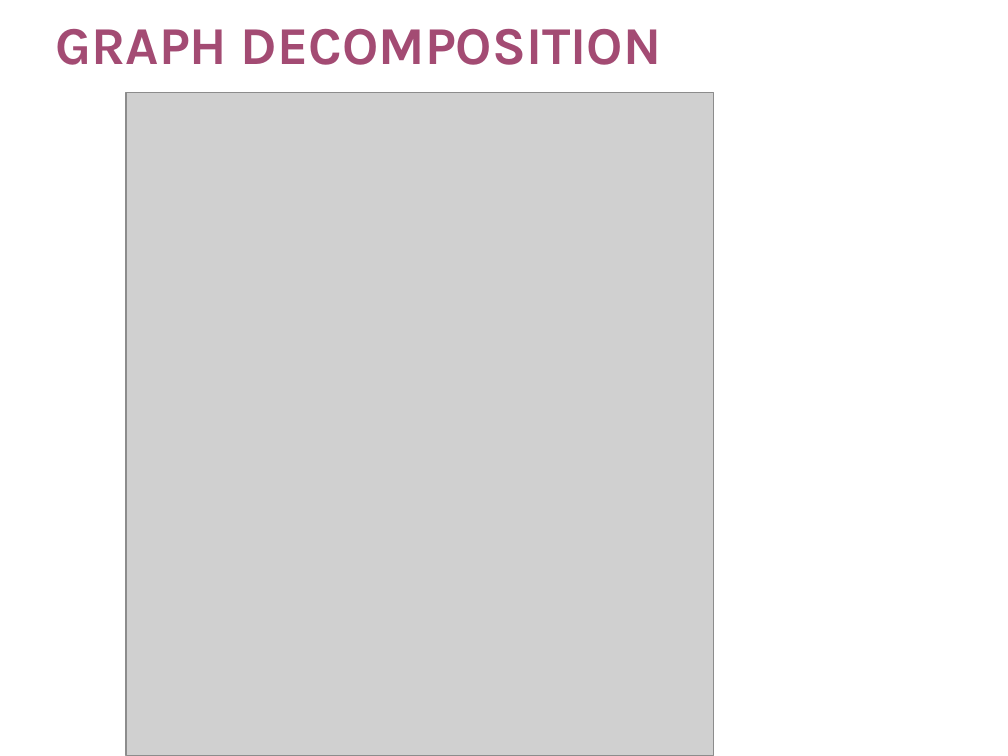
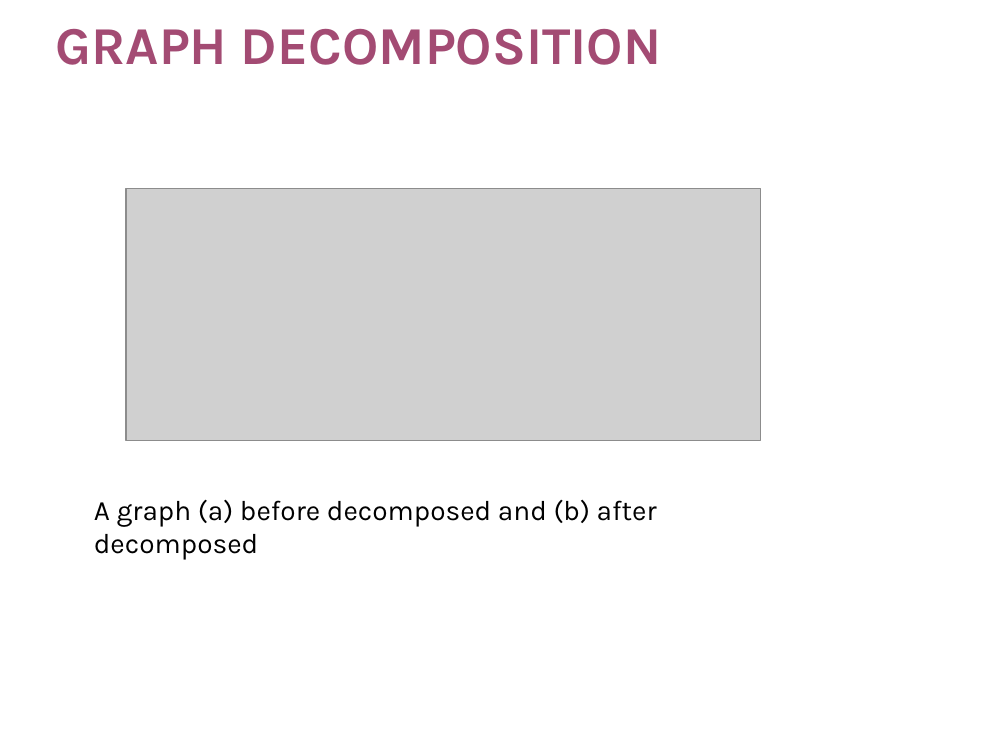
Before and after one commit to diagnoza/develop-, a slide deck: slide 7 of Project1-1/Phase3/Presentation-Phase3.pptx. Drawn at 1008x756 pixels with LibreOffice and Linux fonts; fonts in the diff are those of the drawing; grey boxes stand for pictures; background and template pictures are left out. Boxes give left, top, right and bottom in pixels: in the first picture for what was removed or moved away, otherwise in the second. Text is boxed around its words. In the diff, an @@ line names an element or a change of style, - is before the commit and + after.

```diff
--- a/Project1-1/Phase3/Presentation-Phase3.pptx
+++ b/Project1-1/Phase3/Presentation-Phase3.pptx
@@ picture removed at bbox=[126, 93, 714, 756] @@
@@ picture added at bbox=[126, 188, 760, 440] @@
@@ text added at bbox=[94, 499, 657, 560], 20 pt, text #000000 @@
+A graph (a) before decomposed and (b) after decomposed
```
Also in this commit, not shown: 5 other slides changed.
